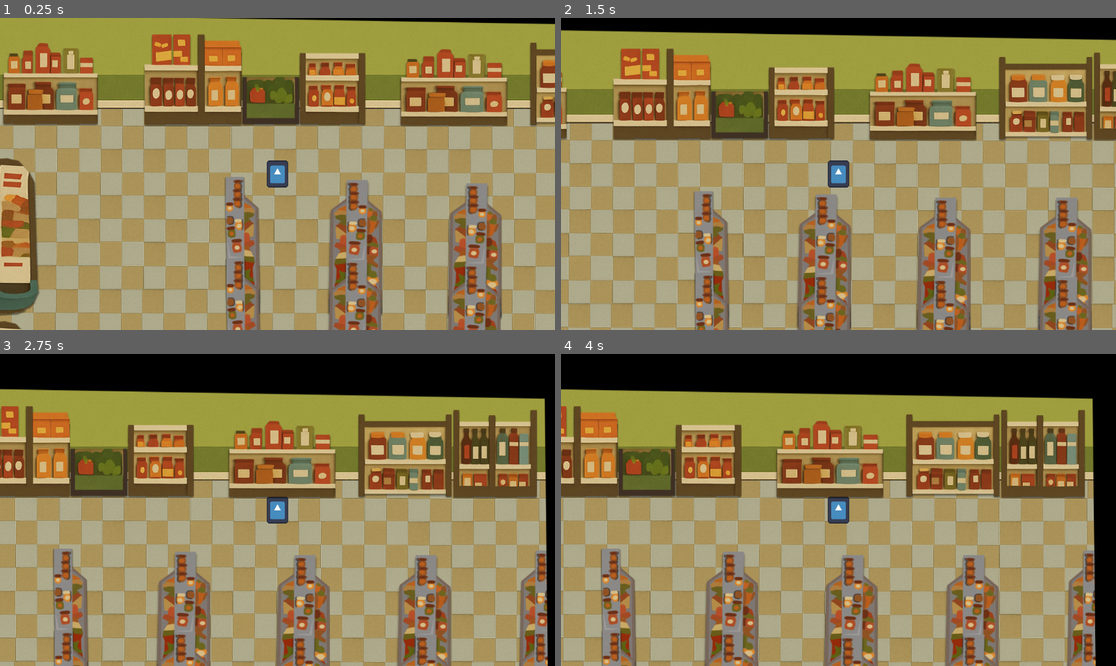
Above: before the commit, frames 1-4 (two rows, left to right).
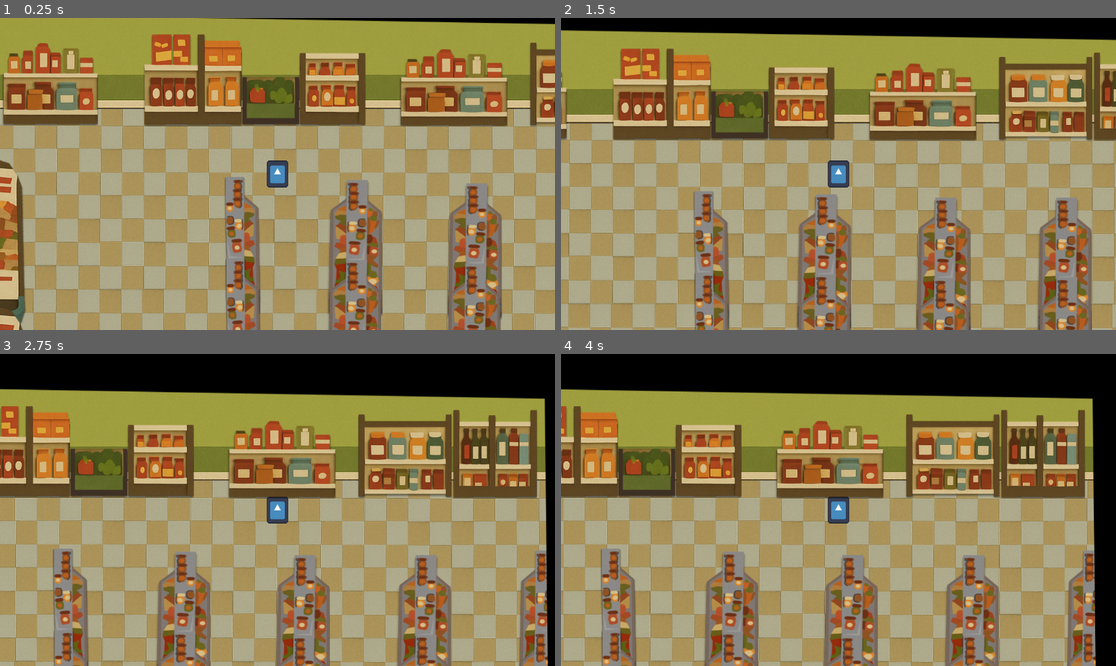
Above: after the commit, the same moments.

Repository: ezTomas/oferta_limitada
Game: Godot game, scene res://Scene/game.tscn
The game is run twice, just before and just after one commit, with the same random seed, the same clock (stepped at 60 frames per second) and the same inputs. The project has no main scene, so this scene is started directly. The engine's default icon, where the game draws it, is replaced by a stand-in: a white triangle on a blue panel in a dark square.
Inputs:
- Up to frame 1 (0.25 s): no input
- Up to frame 2 (1.5 s): tap Enter at 0.5 s; hold W (Up) 0.53-1.28 s; hold D (Rigth) 0.53-1.28 s; hold S (Down) from 1.28 s (still down); tap D (Rigth) at 1.35 s
- Up to frame 3 (2.75 s): release S (Down) at 2.03 s; hold W (Up) from 2.03 s (still down); hold D (Rigth) from 2.03 s (still down)
- Up to frame 4 (4 s): release D (Rigth) at 2.78 s; tap D (Rigth) at 2.85 s; tap Space at 3.5 s; release W (Up) at 3.53 s; hold A (Left) from 3.53 s (still down); hold D (Rigth) from 3.53 s (still down)

The runs differ from the first frame. In frame 1, 2.9% of the frame differs, in the area x 0-8%, y 44-100%; in frame 2, less than 0.1%; in frame 3, less than 0.1%; in frame 4, less than 0.1%.

Commit message:
Mapa

Diff:
--- /dev/null
+++ b/oferta-limitada/Scene/Escenario/bebidas.tscn
@@ -0,0 +1,17 @@
+[gd_scene load_steps=3 format=3 uid="uid://bcpdchymkm1es"]
+
+[ext_resource type="Texture2D" uid="uid://i1eednsyq6h2" path="res://Sprite/CajasBebidas.png" id="1_x8h4e"]
+
+[sub_resource type="RectangleShape2D" id="RectangleShape2D_y55dx"]
+size = Vector2(138, 78)
+
+[node name="StaticBody2D" type="StaticBody2D"]
+scale = Vector2(1.44, 1.32)
+
+[node name="CajasBebidas" type="Sprite2D" parent="."]
+position = Vector2(77, 68)
+texture = ExtResource("1_x8h4e")
+
+[node name="CollisionShape2D" type="CollisionShape2D" parent="."]
+position = Vector2(80, 93)
+shape = SubResource("RectangleShape2D_y55dx")
--- /dev/null
+++ b/oferta-limitada/Scene/Escenario/caja_registradora.tscn
@@ -0,0 +1,23 @@
+[gd_scene load_steps=4 format=3 uid="uid://dvh5dr0smk3jy"]
+
+[ext_resource type="Texture2D" uid="uid://5gqt34v3e2js" path="res://Sprite/CajaRegistradora.png" id="1_iyguc"]
+
+[sub_resource type="RectangleShape2D" id="RectangleShape2D_j4eua"]
+size = Vector2(76, 166)
+
+[sub_resource type="RectangleShape2D" id="RectangleShape2D_2rq8w"]
+size = Vector2(135, 60)
+
+[node name="StaticBody2D" type="StaticBody2D"]
+
+[node name="CollisionShape2D" type="CollisionShape2D" parent="."]
+position = Vector2(113, 124)
+shape = SubResource("RectangleShape2D_j4eua")
+
+[node name="CollisionShape2D2" type="CollisionShape2D" parent="."]
+position = Vector2(81.5, 72)
+shape = SubResource("RectangleShape2D_2rq8w")
+
+[node name="CajaRegistradora" type="Sprite2D" parent="."]
+position = Vector2(78, 106)
+texture = ExtResource("1_iyguc")
--- /dev/null
+++ b/oferta-limitada/Scene/Escenario/gondola_carne.tscn
@@ -0,0 +1,50 @@
+[gd_scene load_steps=7 format=3 uid="uid://b7q84gxce37wv"]
+
+[ext_resource type="Texture2D" uid="uid://cblkuo5ye875l" path="res://Sprite/Gondola de Carne.png" id="1_5npuj"]
+
+[sub_resource type="SegmentShape2D" id="SegmentShape2D_rssgq"]
+a = Vector2(8, -156)
+b = Vector2(16, 171)
+
+[sub_resource type="SegmentShape2D" id="SegmentShape2D_8fkwa"]
+a = Vector2(20, 9)
+b = Vector2(-7, 64)
+
+[sub_resource type="SegmentShape2D" id="SegmentShape2D_tcc65"]
+a = Vector2(27, 44)
+b = Vector2(-41, 53)
+
+[sub_resource type="SegmentShape2D" id="SegmentShape2D_oph3v"]
+a = Vector2(1, -36)
+b = Vector2(21, -7)
+
+[sub_resource type="SegmentShape2D" id="SegmentShape2D_nknjr"]
+a = Vector2(-40, 5)
+b = Vector2(27, 7)
+
+[node name="StaticBody2D" type="StaticBody2D"]
+
+[node name="GondolaDeCarne" type="Sprite2D" parent="."]
+position = Vector2(62, 186)
+scale = Vector2(1.2, 1.28)
+texture = ExtResource("1_5npuj")
+
+[node name="CollisionShape2D" type="CollisionShape2D" parent="."]
+position = Vector2(112, 183)
+shape = SubResource("SegmentShape2D_rssgq")
+
+[node name="CollisionShape2D2" type="CollisionShape2D" parent="."]
+position = Vector2(107, 344)
+shape = SubResource("SegmentShape2D_8fkwa")
+
+[node name="CollisionShape2D3" type="CollisionShape2D" parent="."]
+position = Vector2(71, 363)
+shape = SubResource("SegmentShape2D_tcc65")
+
+[node name="CollisionShape2D4" type="CollisionShape2D" parent="."]
+position = Vector2(99, 33)
+shape = SubResource("SegmentShape2D_oph3v")
+
+[node name="CollisionShape2D5" type="CollisionShape2D" parent="."]
+position = Vector2(72, -11)
+shape = SubResource("SegmentShape2D_nknjr")
--- a/oferta-limitada/Scene/game.tscn
+++ b/oferta-limitada/Scene/game.tscn
@@ -1,18 +1,18 @@
 [gd_scene load_steps=18 format=3 uid="uid://y3wspxw8hkle"]
 
-[ext_resource type="PackedScene" uid="uid://cepso5mo11glp" path="res://Scene/player.tscn" id="1_mhtsl"]
-[ext_resource type="Texture2D" uid="uid://tq5o2n2rs8t6" path="res://Sprite/Piso.jpg" id="1_w51g1"]
-[ext_resource type="Texture2D" uid="uid://xokqw8eypdjg" path="res://Sprite/Pared.png" id="3_cvvdq"]
-[ext_resource type="Texture2D" uid="uid://f68ug1x2hojn" path="res://Sprite/EspacioLimite.png" id="11_5smqc"]
-[ext_resource type="PackedScene" uid="uid://gpxjs5acdttc" path="res://Scene/gondola_medio.tscn" id="13_cvvdq"]
-[ext_resource type="PackedScene" uid="uid://gsnn2u4ykvi1" path="res://Scene/gondola_2.tscn" id="13_ha7wd"]
-[ext_resource type="PackedScene" uid="uid://nlqx7iicu7w4" path="res://Scene/gondola_3.tscn" id="13_yjs1f"]
-[ext_resource type="PackedScene" uid="uid://cxsex84kodkrr" path="res://Scene/gondola_lateral_izq.tscn" id="14_vyw1f"]
-[ext_resource type="Texture2D" uid="uid://cblkuo5ye875l" path="res://Sprite/Gondola de Carne.png" id="14_xl7p6"]
-[ext_resource type="PackedScene" uid="uid://co4anlmnn7riq" path="res://Scene/gondola_1.tscn" id="14_yjs1f"]
-[ext_resource type="PackedScene" uid="uid://b4qtf3kv5noyh" path="res://Scene/gondola_laterar_der.tscn" id="15_cvvdq"]
-[ext_resource type="Texture2D" uid="uid://5gqt34v3e2js" path="res://Sprite/CajaRegistradora.png" id="15_yxhj1"]
-[ext_resource type="Texture2D" uid="uid://i1eednsyq6h2" path="res://Sprite/CajasBebidas.png" id="16_xsmcn"]
+[ext_resource type="Texture2D" uid="uid://xokqw8eypdjg" path="res://Sprite/Pared.png" id="1_lc2xo"]
+[ext_resource type="Texture2D" uid="uid://tq5o2n2rs8t6" path="res://Sprite/Piso.jpg" id="2_215e1"]
+[ext_resource type="PackedScene" uid="uid://cepso5mo11glp" path="res://Scene/player.tscn" id="3_7sc4i"]
+[ext_resource type="PackedScene" uid="uid://co4anlmnn7riq" path="res://Scene/Escenario/gondola_1.tscn" id="4_80cx4"]
+[ext_resource type="PackedScene" uid="uid://gsnn2u4ykvi1" path="res://Scene/Escenario/gondola_2.tscn" id="5_e8heu"]
+[ext_resource type="PackedScene" uid="uid://nlqx7iicu7w4" path="res://Scene/Escenario/gondola_3.tscn" id="6_rvswv"]
+[ext_resource type="PackedScene" uid="uid://dvh5dr0smk3jy" path="res://Scene/Escenario/caja_registradora.tscn" id="7_boyg6"]
+[ext_resource type="PackedScene" uid="uid://bcpdchymkm1es" path="res://Scene/Escenario/bebidas.tscn" id="9_ha7wd"]
+[ext_resource type="PackedScene" uid="uid://b7q84gxce37wv" path="res://Scene/Escenario/gondola_carne.tscn" id="9_yjs1f"]
+[ext_resource type="PackedScene" uid="uid://gpxjs5acdttc" path="res://Scene/Escenario/gondola_medio.tscn" id="10_x5p1p"]
+[ext_resource type="PackedScene" uid="uid://cxsex84kodkrr" path="res://Scene/Escenario/gondola_lateral_izq.tscn" id="11_qhcbd"]
+[ext_resource type="PackedScene" uid="uid://b4qtf3kv5noyh" path="res://Scene/Escenario/gondola_laterar_der.tscn" id="12_f1jbl"]
+[ext_resource type="Texture2D" uid="uid://f68ug1x2hojn" path="res://Sprite/EspacioLimite.png" id="13_vaj68"]
 
 [sub_resource type="SegmentShape2D" id="SegmentShape2D_sqb0o"]
 a = Vector2(891.888, 145.632)
@@ -32,94 +32,103 @@
 [node name="Pared" type="Sprite2D" parent="."]
 position = Vector2(759.75, -136.25)
 scale = Vector2(0.975495, 1.26959)
-texture = ExtResource("3_cvvdq")
+texture = ExtResource("1_lc2xo")
 
-[node name="StaticBody2D" type="StaticBody2D" parent="."]
+[node name="Piso" type="StaticBody2D" parent="."]
 
-[node name="Sprite2D" type="Sprite2D" parent="StaticBody2D"]
+[node name="Sprite2D" type="Sprite2D" parent="Piso"]
 position = Vector2(1005.5, 653)
 scale = Vector2(1.03802, 1.2037)
-texture = ExtResource("1_w51g1")
+texture = ExtResource("2_215e1")
 
 [node name="Gondola" type="Node2D" parent="."]
 
-[node name="CharacterBody2D" parent="." instance=ExtResource("1_mhtsl")]
+[node name="CharacterBody2D" parent="." instance=ExtResource("3_7sc4i")]
 position = Vector2(816, 176)
 scale = Vector2(0.447188, 0.562705)
 motion_mode = 1
 
-[node name="CajaRegistradora" type="Sprite2D" parent="."]
-position = Vector2(152.569, 1218.46)
-rotation = -0.0026771
-scale = Vector2(1.32518, 1.29765)
-texture = ExtResource("15_yxhj1")
+[node name="Gondolas" type="Node2D" parent="."]
+position = Vector2(57, 1089)
 
-[node name="CajasBebidas" type="Sprite2D" parent="."]
-position = Vector2(1904, 1181)
-scale = Vector2(1.23, 1.66304)
-texture = ExtResource("16_xsmcn")
+[node name="Gondola1" parent="Gondolas" instance=ExtResource("4_80cx4")]
+position = Vector2(738, -1109)
+scale = Vector2(1.36, 1.72)
 
-[node name="GondolaDeCarne2" type="Sprite2D" parent="."]
-position = Vector2(95, 340)
-scale = Vector2(1.4918, 1.14879)
-texture = ExtResource("14_xl7p6")
+[node name="Gondola2" parent="Gondolas" instance=ExtResource("5_e8heu")]
+position = Vector2(1682, -1154)
+scale = Vector2(1.2, 1.4)
 
-[node name="GondolaDeCarne" type="Sprite2D" parent="."]
-position = Vector2(88, 774)
-scale = Vector2(1.4918, 1.14879)
-texture = ExtResource("14_xl7p6")
+[node name="Gondola3" parent="Gondolas" instance=ExtResource("6_rvswv")]
+position = Vector2(1224, -1146)
+scale = Vector2(1.76, 1.24)
+
+[node name="Gondola3_1" parent="Gondolas" instance=ExtResource("6_rvswv")]
+position = Vector2(151, -1156)
+scale = Vector2(1.56, 1.32)
+
+[node name="CajaRegistradora" parent="Gondolas" instance=ExtResource("7_boyg6")]
+
+[node name="Bebidas" parent="Gondolas" instance=ExtResource("9_ha7wd")]
+position = Vector2(1719, 30)
+
+[node name="GondolaCarne2" parent="Gondolas" instance=ExtResource("9_yjs1f")]
+position = Vector2(-43, -906)
+
+[node name="GondolaCarne" parent="Gondolas" instance=ExtResource("9_yjs1f")]
+position = Vector2(-37, -514)
 
 [node name="GondolasMedio" type="Node2D" parent="."]
 position = Vector2(1373, 528)
 scale = Vector2(1.5119, 1.10751)
 
-[node name="GondolaMedio3" parent="GondolasMedio" instance=ExtResource("13_cvvdq")]
+[node name="GondolaMedio3" parent="GondolasMedio" instance=ExtResource("10_x5p1p")]
 position = Vector2(187.181, -130.022)
 
-[node name="GondolaMedio2" parent="GondolasMedio" instance=ExtResource("13_cvvdq")]
+[node name="GondolaMedio2" parent="GondolasMedio" instance=ExtResource("10_x5p1p")]
 position = Vector2(187.181, 61.3991)
 
-[node name="GondolaMedio" parent="GondolasMedio" instance=ExtResource("13_cvvdq")]
+[node name="GondolaMedio" parent="GondolasMedio" instance=ExtResource("10_x5p1p")]
 position = Vector2(185.859, 253.723)
 
-[node name="GondolaMedio6" parent="GondolasMedio" instance=ExtResource("13_cvvdq")]
+[node name="GondolaMedio6" parent="GondolasMedio" instance=ExtResource("10_x5p1p")]
 position = Vector2(-25.7952, -130.022)
 
-[node name="GondolaMedio5" parent="GondolasMedio" instance=ExtResource("13_cvvdq")]
+[node name="GondolaMedio5" parent="GondolasMedio" instance=ExtResource("10_x5p1p")]
 position = Vector2(-27.7795, 63.205)
 
-[node name="GondolaMedio4" parent="GondolasMedio" instance=ExtResource("13_cvvdq")]
+[node name="GondolaMedio4" parent="GondolasMedio" instance=ExtResource("10_x5p1p")]
 position = Vector2(-29.1023, 251.917)
 
-[node name="GondolaMedio9" parent="GondolasMedio" instance=ExtResource("13_cvvdq")]
+[node name="GondolaMedio9" parent="GondolasMedio" instance=ExtResource("10_x5p1p")]
 position = Vector2(-236.126, -138.148)
 
-[node name="GondolaMedio8" parent="GondolasMedio" instance=ExtResource("13_cvvdq")]
+[node name="GondolaMedio8" parent="GondolasMedio" instance=ExtResource("10_x5p1p")]
 position = Vector2(-237.449, 54.1756)
 
-[node name="GondolaMedio7" parent="GondolasMedio" instance=ExtResource("13_cvvdq")]
+[node name="GondolaMedio7" parent="GondolasMedio" instance=ExtResource("10_x5p1p")]
 position = Vector2(-238.11, 250.111)
 
 [node name="GondolasLaterales" type="Node2D" parent="."]
 position = Vector2(695, 495)
 scale = Vector2(1.34211, 1.1212)
 
-[node name="GondolaLateralIzq3" parent="GondolasLaterales" instance=ExtResource("14_vyw1f")]
+[node name="GondolaLateralIzq3" parent="GondolasLaterales" instance=ExtResource("11_qhcbd")]
 position = Vector2(18.6274, -117.731)
 
-[node name="GondolaLateralIzq2" parent="GondolasLaterales" instance=ExtResource("14_vyw1f")]
+[node name="GondolaLateralIzq2" parent="GondolasLaterales" instance=ExtResource("11_qhcbd")]
 position = Vector2(20.1177, 75.8116)
 
-[node name="GondolaLateralIzq" parent="GondolasLaterales" instance=ExtResource("14_vyw1f")]
+[node name="GondolaLateralIzq" parent="GondolasLaterales" instance=ExtResource("11_qhcbd")]
 position = Vector2(22.353, 268.462)
 
-[node name="GondolaLaterarDer3" parent="GondolasLaterales" instance=ExtResource("15_cvvdq")]
+[node name="GondolaLaterarDer3" parent="GondolasLaterales" instance=ExtResource("12_f1jbl")]
 position = Vector2(941.804, -113.271)
 
-[node name="GondolaLaterarDer2" parent="GondolasLaterales" instance=ExtResource("15_cvvdq")]
+[node name="GondolaLaterarDer2" parent="GondolasLaterales" instance=ExtResource("12_f1jbl")]
 position = Vector2(939.569, 77.5954)
 
-[node name="GondolaLaterarDer" parent="GondolasLaterales" instance=ExtResource("15_cvvdq")]
+[node name="GondolaLaterarDer" parent="GondolasLaterales" instance=ExtResource("12_f1jbl")]
 position = Vector2(938.078, 272.03)
 
 [node name="Limite" type="StaticBody2D" parent="."]
@@ -145,19 +154,3 @@
 [node name="CollisionShape2D2" type="CollisionShape2D" parent="Limite"]
 position = Vector2(-852.477, 511.547)
 shape = SubResource("RectangleShape2D_m52p7")
-
-[node name="Gondola1" parent="." instance=ExtResource("14_yjs1f")]
-position = Vector2(795, -20)
-scale = Vector2(1.36, 1.72)
-
-[node name="Gondola2" parent="." instance=ExtResource("13_ha7wd")]
-position = Vector2(1739, -65)
-scale = Vector2(1.2, 1.4)
-
-[node name="Gondola3" parent="." instance=ExtResource("13_yjs1f")]
-position = Vector2(1281, -57)
-scale = Vector2(1.76, 1.24)
-
-[node name="Gondola3_1" parent="." instance=ExtResource("13_yjs1f")]
-position = Vector2(208, -67)
-scale = Vector2(1.56, 1.32)
Renamed: oferta-limitada/Scene/gondola_1.tscn -> oferta-limitada/Scene/Escenario/gondola_1.tscn
Renamed: oferta-limitada/Scene/gondola_2.tscn -> oferta-limitada/Scene/Escenario/gondola_2.tscn
Renamed: oferta-limitada/Scene/gondola_3.tscn -> oferta-limitada/Scene/Escenario/gondola_3.tscn
Renamed: oferta-limitada/Scene/gondola_lateral_izq.tscn -> oferta-limitada/Scene/Escenario/gondola_lateral_izq.tscn
Renamed: oferta-limitada/Scene/gondola_laterar_der.tscn -> oferta-limitada/Scene/Escenario/gondola_laterar_der.tscn
Renamed: oferta-limitada/Scene/gondola_medio.tscn -> oferta-limitada/Scene/Escenario/gondola_medio.tscn
Not shown: 1 places in oferta-limitada/Scene/game.tscn that only renumber resources
